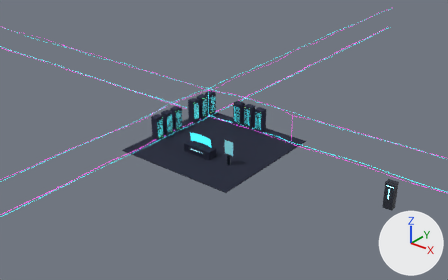
Renders of the glTF model public/models/server-room.glb from each side of a commit.
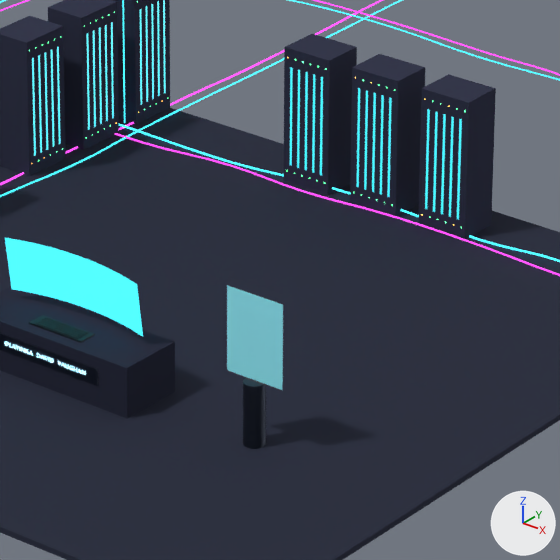
Each version is shown from a 50 mm camera at (38.13, -46.19, 29.63) aimed at (2.91, -2.17, 2.34), then close up on the part from 42% to 62% of the width and 34% to 65% of the height. Lighting does not change. The marker at lower right points along +X, +Y and +Z. The older version's two pictures come first. Where no turn or scale is listed for an object, it has been applied to the vertices.

In view in the first close-up: 'Desk', 'Floor', 'HoloPedestal', 'Monitor', 'OperatorHolo', 'Rack_capitol-alpha', 'Rack_datafest-2026', 'Rack_econos', 'Rack_linuxbenchhub', 'Rack_ocaml-lob', 'Rack_qforge', 'Screen_datafest-2026' and 16 more.
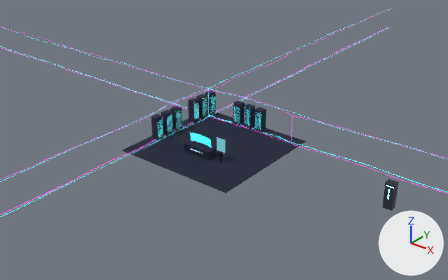
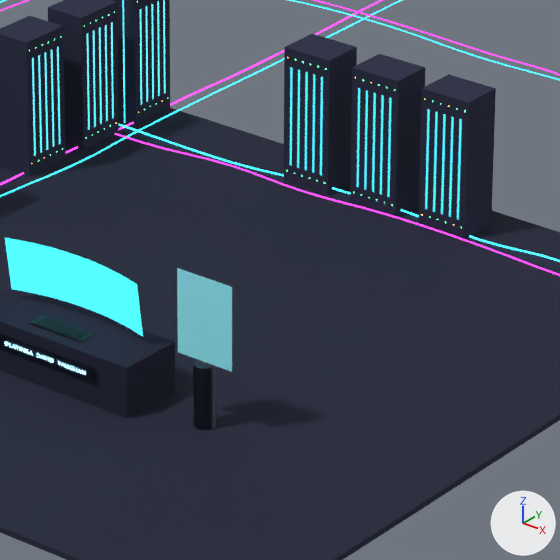
Location of each change, (x1, y1, x2, y2) in pixels of the close-ups (560 x 560 px):
'OperatorHolo', moved
    before: (227, 285, 283, 390)
    after: (177, 268, 232, 372)
'HoloPedestal', moved
    before: (243, 378, 266, 449)
    after: (193, 359, 216, 430)

The edits, one by one:
Object 'HoloPedestal' (ob_holopedestal) moves from (3.8, -2.5, 0.55) to (2.8, -2.5, 0.55).
Object 'OperatorHolo' (ob_operatorholo) moves from (3.8, -2.5, 1.86) to (2.8, -2.5, 1.86).
